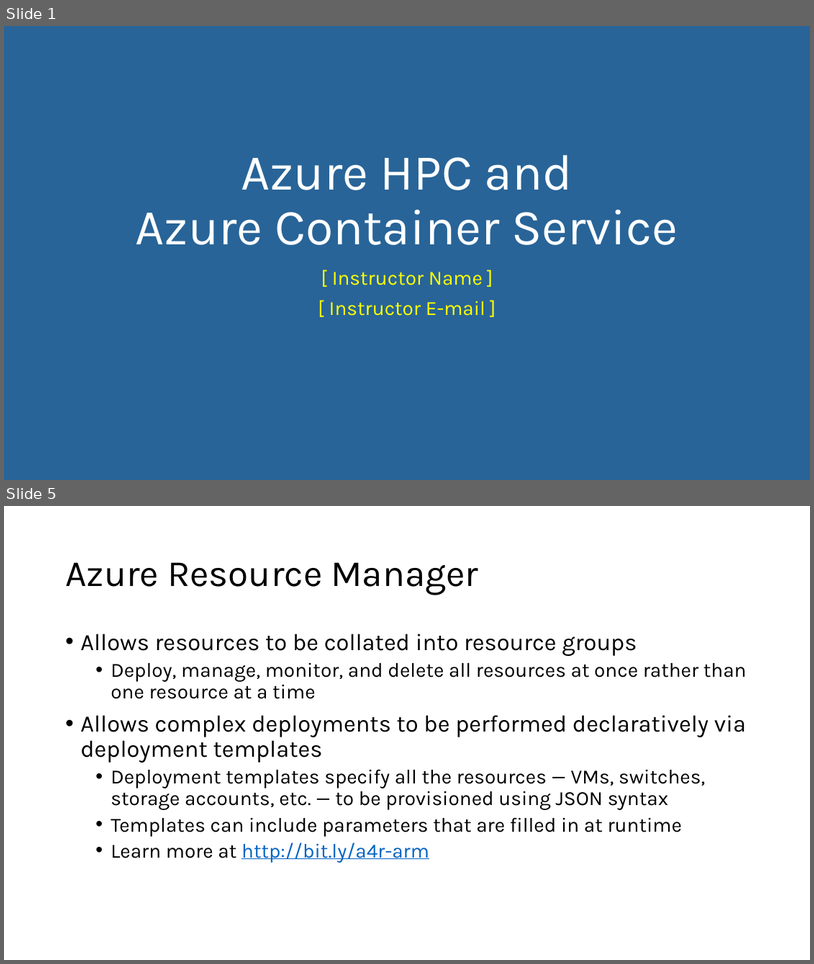
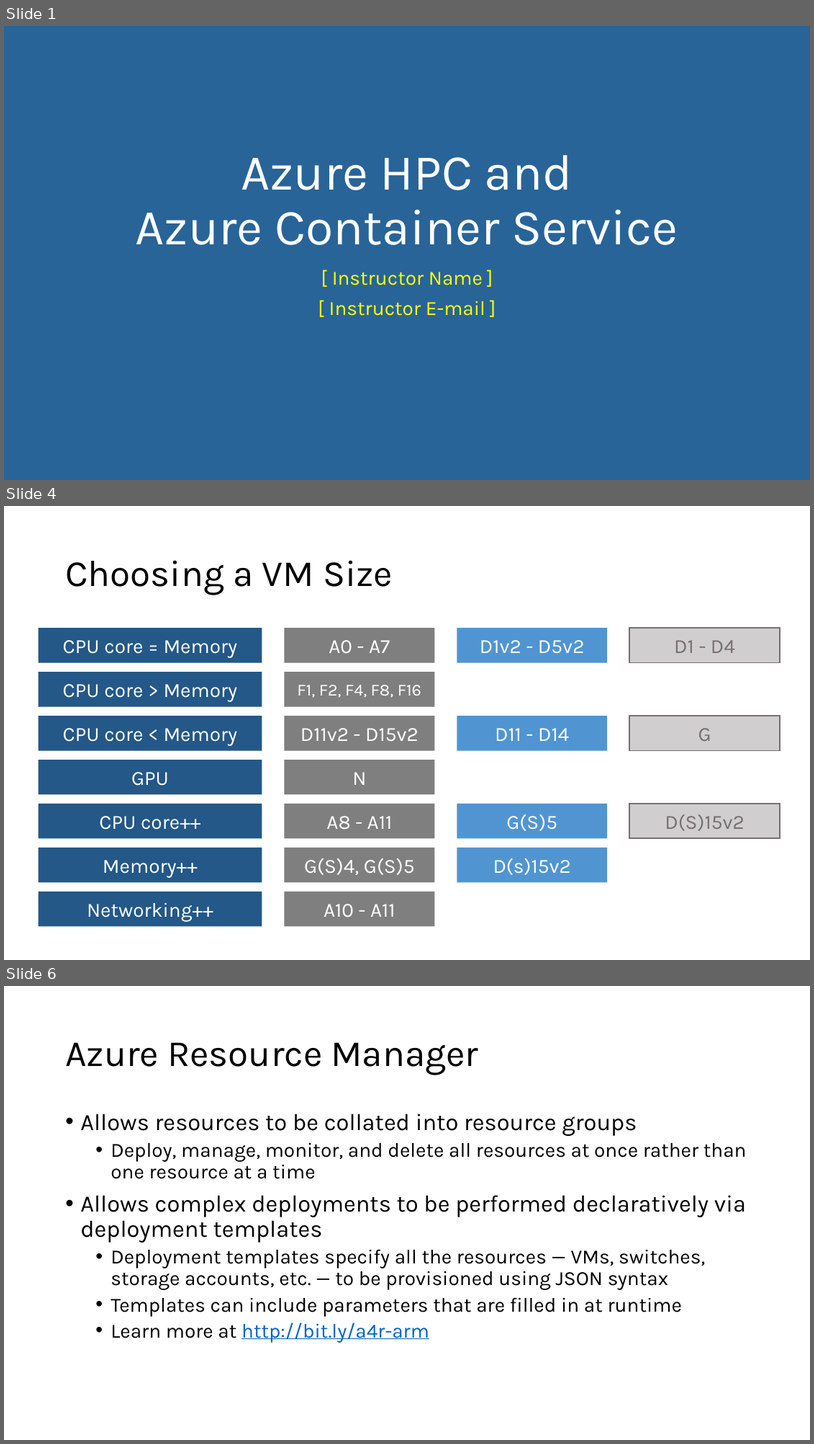
Before and after one commit to microsoft/AcademicContent, a slide deck: Workshop/6. HPC/HPC and Azure Container Service.pptx. Shown one above the other, each under a label of ours: slides 1 and 5 before the commit, slides 1, 4 and 6 after it; the slides between them are not shown. The pictures are 814x964 and 814x1444 pixels, drawn with LibreOffice and Linux fonts; fonts in the diff are those of the drawing. Boxes give left, top, right and bottom in pixels: in the first picture for what was removed or moved away, otherwise in the second. Text is boxed around its words. In the diff, an @@ line names an element or a change of style, - is before the commit and + after.

```diff
--- a/Workshop/6. HPC/HPC and Azure Container Service.pptx
+++ b/Workshop/6. HPC/HPC and Azure Container Service.pptx
@@ slide 4 added at box(4, 506, 810, 960), background #FFFFFF @@
@@ title added at box(65, 560, 393, 595), 44 pt, text #000000 @@
+Choosing a VM Size
@@ rectangle added at box(39, 628, 262, 663), fill #235888, 24 pt, text #FFFFFF @@
+CPU core = Memory
@@ rectangle added at box(285, 628, 435, 663), fill #7F7F7F, 24 pt, text #FFFFFF @@
+A0 - A7
@@ rectangle added at box(457, 628, 608, 663), fill #5095D1, 24 pt, text #FFFFFF @@
+D1v2 - D5v2
@@ rectangle added at box(630, 628, 781, 663), fill #D0CECE, outline #767171 1.5 pt, 24 pt, text #767171 @@
+D1 - D4
@@ rectangle added at box(39, 672, 262, 707), fill #235888, 24 pt, text #FFFFFF @@
+CPU core > Memory
@@ rectangle added at box(285, 672, 435, 707), fill #7F7F7F, 20 pt, text #FFFFFF @@
+F1, F2, F4, F8, F16
@@ rectangle added at box(39, 716, 262, 751), fill #235888, 24 pt, text #FFFFFF @@
+CPU core < Memory
@@ rectangle added at box(285, 716, 435, 751), fill #7F7F7F, 24 pt, text #FFFFFF @@
+D11v2 - D15v2
@@ rectangle added at box(457, 716, 608, 751), fill #5095D1, 24 pt, text #FFFFFF @@
+D11 - D14
@@ rectangle added at box(630, 716, 781, 751), fill #D0CECE, outline #767171 1.5 pt, 24 pt, text #767171 @@
+G
@@ rectangle added at box(39, 759, 262, 795), fill #235888, 24 pt, text #FFFFFF @@
+GPU
@@ rectangle added at box(285, 759, 435, 795), fill #7F7F7F, 24 pt, text #FFFFFF @@
+N
@@ rectangle added at box(39, 803, 262, 839), fill #235888, 24 pt, text #FFFFFF @@
+CPU core++
@@ rectangle added at box(285, 803, 435, 839), fill #7F7F7F, 24 pt, text #FFFFFF @@
+A8 - A11
@@ rectangle added at box(457, 803, 608, 839), fill #5095D1, 24 pt, text #FFFFFF @@
+G(S)5
@@ rectangle added at box(630, 803, 781, 839), fill #D0CECE, outline #767171 1.5 pt, 24 pt, text #767171 @@
+D(S)15v2
@@ rectangle added at box(39, 847, 262, 883), fill #235888, 24 pt, text #FFFFFF @@
+Memory++
@@ rectangle added at box(285, 847, 435, 883), fill #7F7F7F, 24 pt, text #FFFFFF @@
+G(S)4, G(S)5
@@ rectangle added at box(457, 847, 608, 883), fill #5095D1, 24 pt, text #FFFFFF @@
+D(s)15v2
@@ rectangle added at box(39, 891, 262, 926), fill #235888, 24 pt, text #FFFFFF @@
+Networking++
@@ rectangle added at box(285, 891, 435, 926), fill #7F7F7F, 24 pt, text #FFFFFF @@
+A10 - A11
@@ what was slide 5 is now slide 6 @@
```
Also in this commit, not shown: 2 slides changed, 1 other slide added, 1 slide removed.
